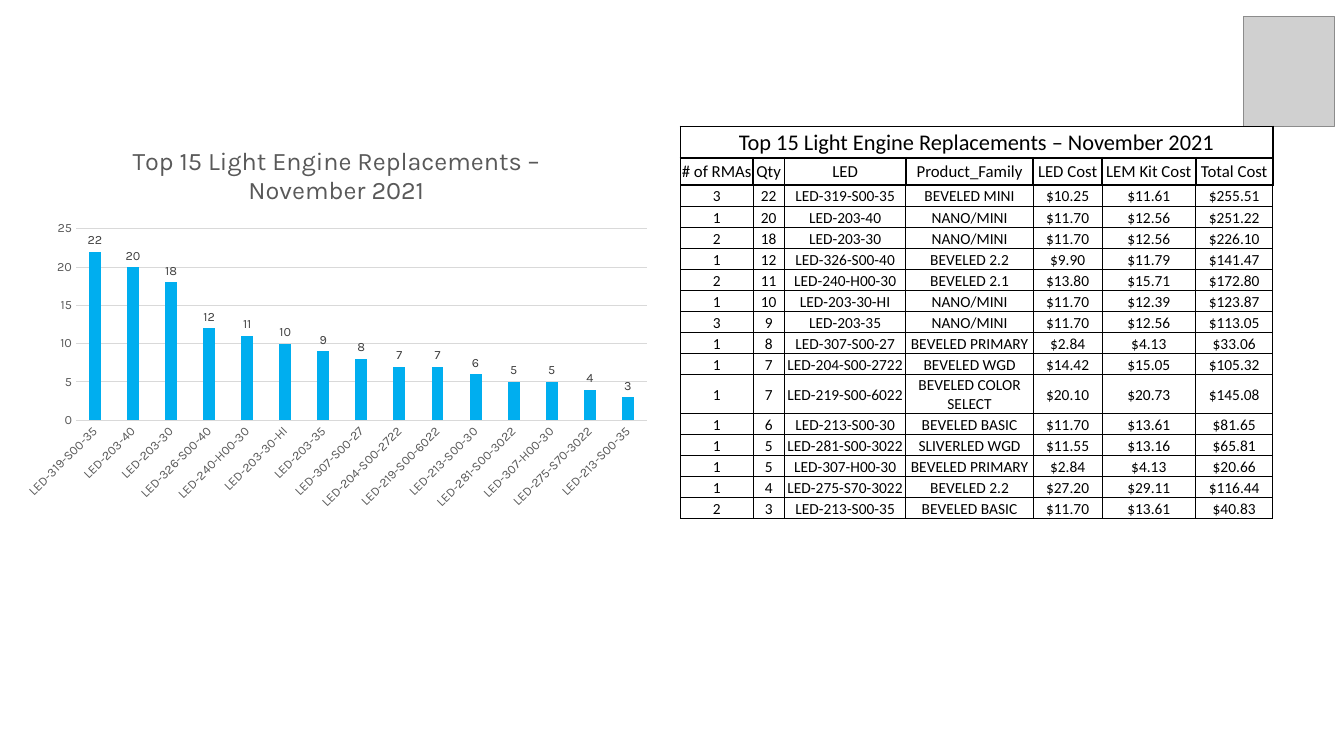
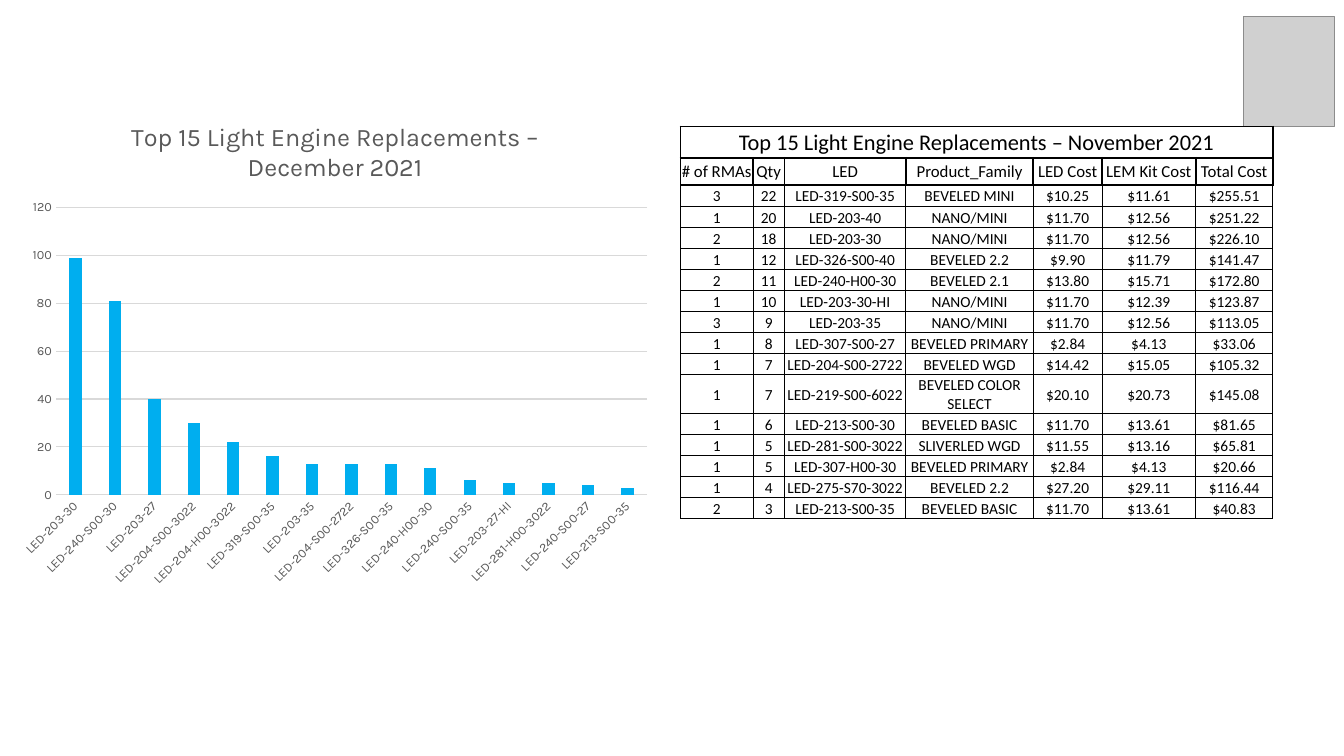
Before and after one commit to Vinladar/USAI, a slide deck: slide 2 of Code/Output/November_2021/TECH SUPPORT METRICS November.pptx. Drawn at 1344x756 pixels with LibreOffice and Linux fonts; fonts in the diff are those of the drawing; grey boxes stand for pictures; background and template pictures are left out. Boxes give left, top, right and bottom in pixels: in the first picture for what was removed or moved away, otherwise in the second. Text is boxed around its words. In the diff, an @@ line names an element or a change of style, - is before the commit and + after.

Commit message:
december report update

```diff
--- a/Code/Output/November_2021/TECH SUPPORT METRICS November.pptx
+++ b/Code/Output/November_2021/TECH SUPPORT METRICS November.pptx
@@ column chart at (10, 101, 660, 597) @@
@@ title "Top 15 Light Engine Replacements – November 2021 " to "Top 15 Light Engine Replacements – December 2021 " @@
-categories: LED-319-S00-35, LED-203-40, LED-203-30, LED-326-S00-40, LED-240-H00-30, LED-203-30-HI, LED-203-35, LED-307-S00-27, LED-204-S00-2722, LED-219-S00-6022, LED-213-S00-30, LED-281-S00-3022, LED-307-H00-30, LED-275-S70-3022, LED-213-S00-35
+categories: LED-203-30, LED-240-S00-30, LED-203-27, LED-204-S00-3022, LED-204-H00-3022, LED-319-S00-35, LED-203-35, LED-204-S00-2722, LED-326-S00-35, LED-240-H00-30, LED-240-S00-35, LED-203-27-HI, LED-281-H00-3022, LED-240-S00-27, LED-213-S00-35
-Series 1: 22, 20, 18, 12, 11, 10, 9, 8, 7, 7, 6, 5, 5, 4, 3
+Series 1: 99, 81, 40, 30, 22, 16, 13, 13, 13, 11, 6, 5, 5, 4, 3
@@ data labels of Series 1 removed @@
@@ background changed @@
@@ column chart: place and size @@
-column chart at (13, 126, 660, 517)
+column chart at (10, 101, 660, 597)
```
Also in this commit, not shown: 4 other slides changed, 11 other files.
